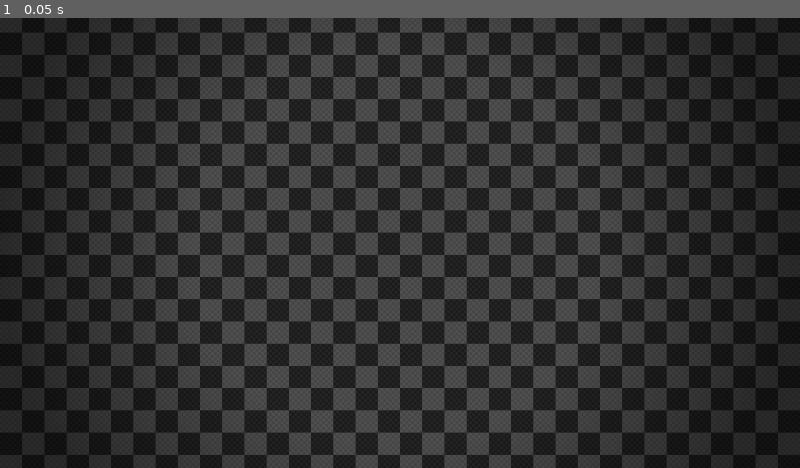
Above: before the commit, frame 1.
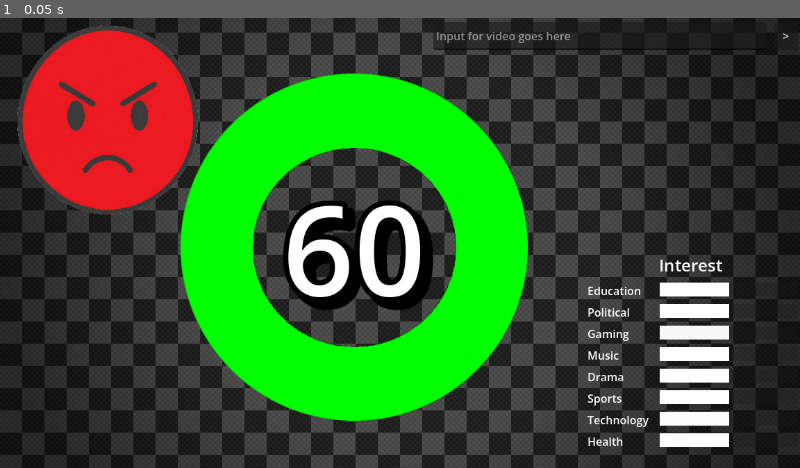
Above: after the commit, the same moment.

Repository: shalanfeh/Larporithm
Game: Godot game, scene res://Scenes/Main.tscn
Same seed, same stepped clock (60 frames per second), same inputs: the game is played once before the commit and once after it.
Inputs:
- Up to frame 1 (0.05 s): no input

The runs differ from the first frame. In frame 1, 31% of the frame differs, in the area x 2-99%, y 0-96%.

Commit message:
Main with stuff

Diff:
--- a/Scenes/Main.tscn
+++ b/Scenes/Main.tscn
@@ -2,6 +2,10 @@
 
 [ext_resource type="Texture2D" uid="uid://cy3carkr4n8l5" path="res://assets/DarkBiggerChecker2.png" id="1_r150o"]
 [ext_resource type="Texture2D" uid="uid://dmtuo5qvslxqw" path="res://assets/16_9.png" id="2_idj7w"]
+[ext_resource type="PackedScene" uid="uid://u2j4wd8m3dai" path="res://Scenes/analytics.tscn" id="3_v1gob"]
+[ext_resource type="PackedScene" path="res://Scenes/person_emotion.tscn" id="4_jw32o"]
+[ext_resource type="PackedScene" uid="uid://xu806tmhap66" path="res://Scenes/searchbar.tscn" id="5_50glp"]
+[ext_resource type="PackedScene" uid="uid://dt7ni6xcf7xmb" path="res://Scenes/Timer/Timer.tscn" id="6_vy5pj"]
 
 [node name="Main" type="Node2D" unique_id=269067533]
 
@@ -22,3 +26,25 @@
 texture = ExtResource("2_idj7w")
 expand_mode = 1
 metadata/_edit_lock_ = true
+
+[node name="Analytics (Control)" parent="." unique_id=309233838 instance=ExtResource("3_v1gob")]
+offset_left = 967.0
+offset_top = 454.0
+offset_right = 1007.0
+offset_bottom = 494.0
+
+[node name="AnimatedSprite2D" parent="." unique_id=1060028745 instance=ExtResource("4_jw32o")]
+position = Vector2(155.00002, 150)
+scale = Vector2(0.23325352, 0.2416268)
+
+[node name="Control" parent="." unique_id=726054166 instance=ExtResource("5_50glp")]
+offset_left = 7.0
+offset_top = -12.0
+offset_right = 7.0
+offset_bottom = -12.0
+
+[node name="Timer" parent="." unique_id=63659985 instance=ExtResource("6_vy5pj")]
+offset_left = 260.0
+offset_top = 80.0
+offset_right = 760.0
+offset_bottom = 580.0
--- a/Scenes/start_menu.tscn
+++ b/Scenes/start_menu.tscn
@@ -1,6 +1,9 @@
 [gd_scene format=3 uid="uid://bw801euqau31y"]
 
-[ext_resource type="Script" uid="uid://c4gk6osimfhfh" path="res://Code/start_menu.gd" id="1_juhg0"]
+[ext_resource type="Script" path="res://Code/start_menu.gd" id="1_juhg0"]
+
+[sub_resource type="StyleBoxFlat" id="StyleBoxFlat_juhg0"]
+bg_color = Color(0.21770102, 0.21770105, 0.21770105, 1)
 
 [node name="StartMenu" type="Control" unique_id=854886031]
 layout_mode = 3
@@ -10,6 +13,14 @@
 grow_horizontal = 2
 grow_vertical = 2
 script = ExtResource("1_juhg0")
+
+[node name="Panel" type="Panel" parent="." unique_id=1270866934]
+layout_mode = 0
+offset_left = 361.0
+offset_top = 197.0
+offset_right = 794.0
+offset_bottom = 473.0
+theme_override_styles/panel = SubResource("StyleBoxFlat_juhg0")
 
 [node name="CenterContainer" type="CenterContainer" parent="." unique_id=2092993456]
 layout_mode = 1
@@ -23,10 +34,11 @@
 layout_mode = 2
 theme_override_constants/separation = 30
 
-[node name="Title" type="Label" parent="CenterContainer/VBoxContainer" unique_id=1858245854]
+[node name="Title" type="RichTextLabel" parent="CenterContainer/VBoxContainer" unique_id=1023265224]
 layout_mode = 2
-theme_override_font_sizes/font_size = 64
-text = "Larporithm"
+theme_override_colors/default_color = Color(0.009604635, 0.009604635, 0.009604634, 1)
+bbcode_enabled = true
+text = "[color=black][wave amp=50 freq=5] Logarithm [/wave][/color]"
 vertical_alignment = 1
 
 [node name="Tagline" type="Label" parent="CenterContainer/VBoxContainer" unique_id=1718876201]
